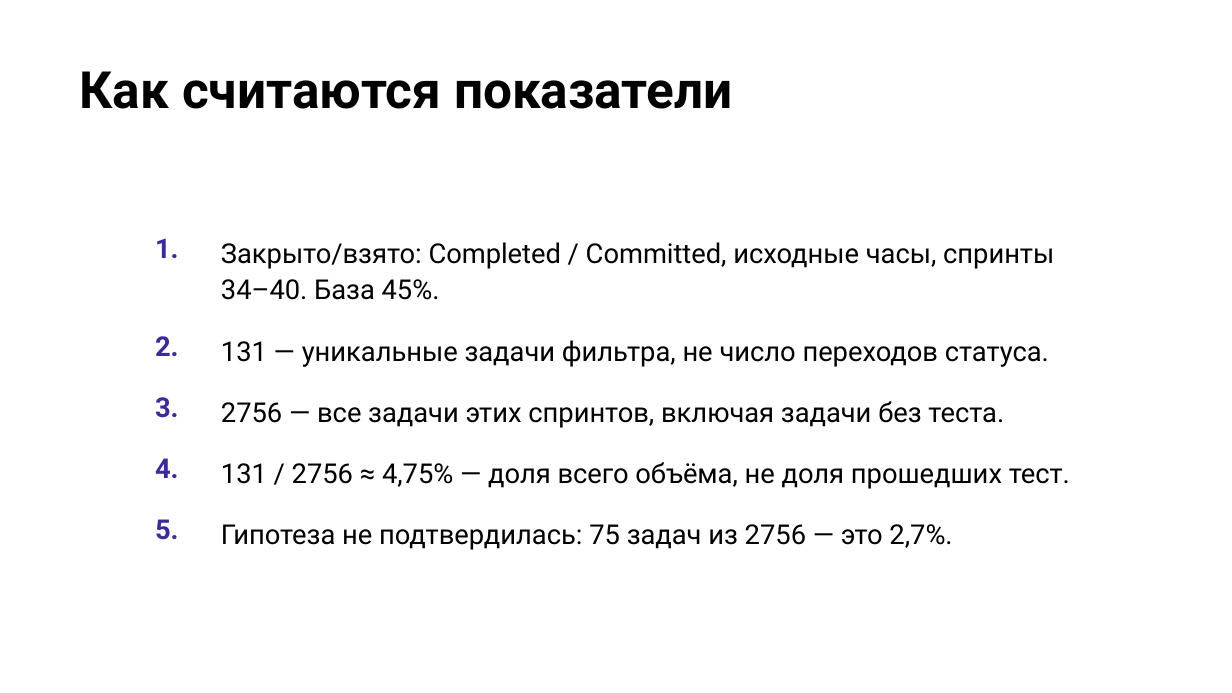
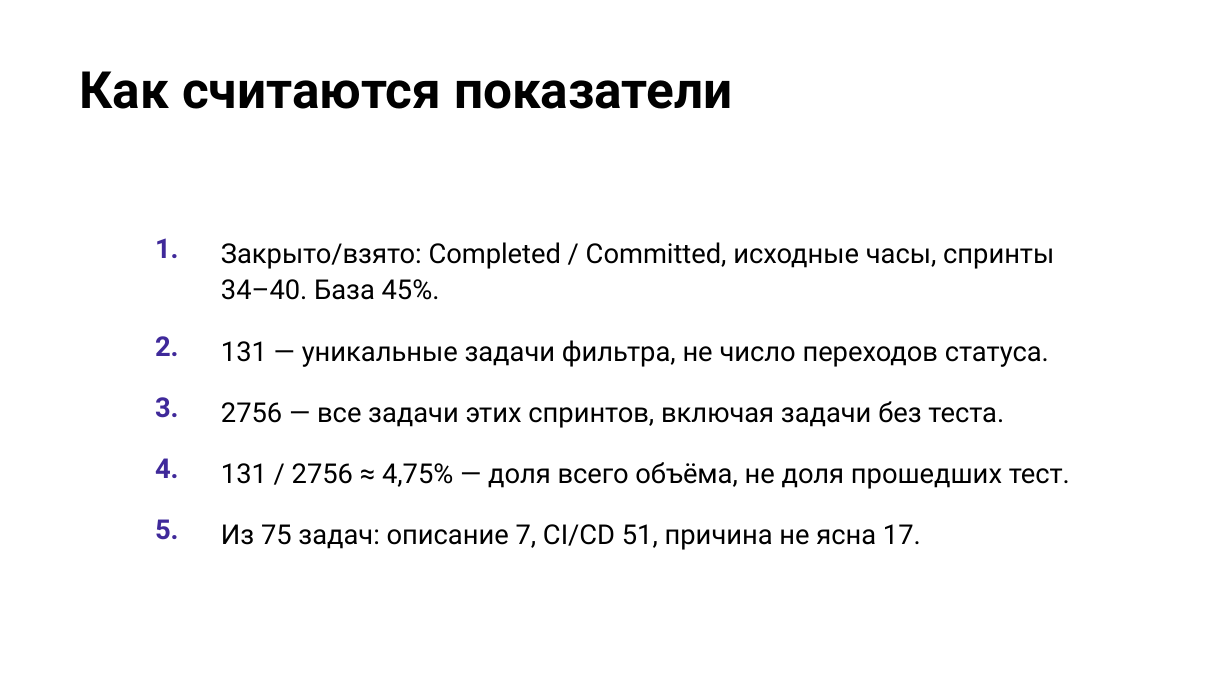
Before and after one commit to camelot270/otus_work, a slide deck: slide 10 of docs/Защита проекта. Петров Н.И..pptx. Drawn at 1232x693 pixels with LibreOffice and Linux fonts; fonts in the diff are those of the drawing; background and template pictures are left out. Boxes give left, top, right and bottom in pixels: in the first picture for what was removed or moved away, otherwise in the second. Text is boxed around its words. In the diff, an @@ line names an element or a change of style, - is before the commit and + after.

```diff
--- a/docs/Защита проекта. Петров Н.И..pptx
+++ b/docs/Защита проекта. Петров Н.И..pptx
@@ table at (128,221,1104,554) @@
-row 5, column 2: Гипотеза не подтвердилась: 75 задач из 2756 — это 2,7%.
+row 5, column 2: Из 75 задач: описание 7, CI/CD 51, причина не ясна 17.
```
Also in this commit, not shown: 2 other slides changed.
